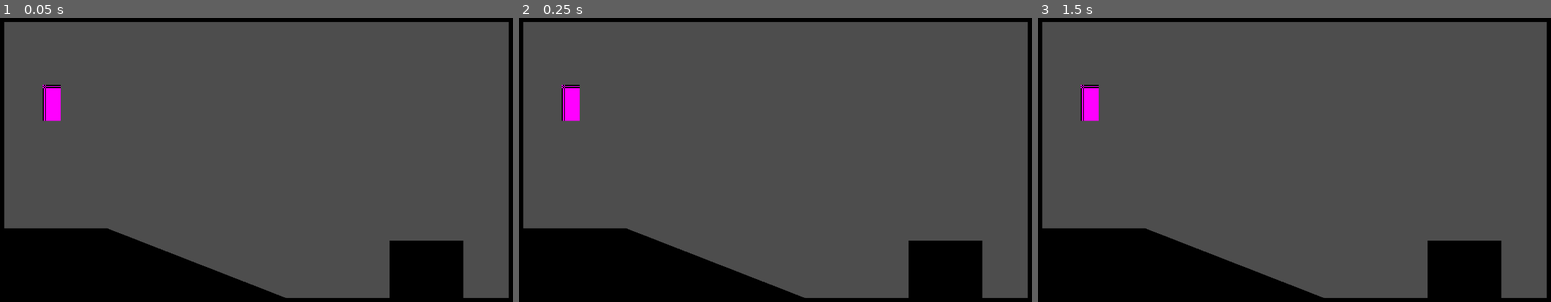
Above: before the commit, frames 1-3 (left to right).
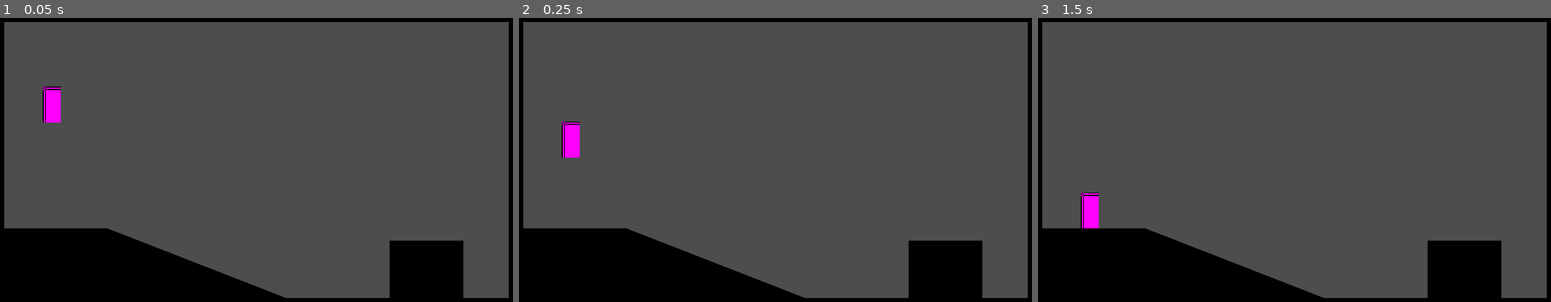
Above: after the commit, the same moments.

Repository: dariow56/gravedad-zero
Game: Godot game, scene res://playground.tscn
Two runs of this game, one before a commit and one after it. Both use one fixed random seed, a clock stepped at 60 frames per second and the inputs below.
Inputs:
- Up to frame 1 (0.05 s): no input
- Up to frame 2 (0.25 s): no input
- Up to frame 3 (1.5 s): hold Right (right) 0.53-1.28 s; tap Enter at 1.25 s; hold Down (down) from 1.28 s (still down)

The runs differ from the first frame. In frame 1, less than 0.1% of the frame differs, in the area x 8-12%, y 23-37%; in frame 2, 0.9%, in the area x 8-12%, y 23-50%; in frame 3, 0.9%.

Commit message:
cree los scripts para cada estado

Diff:
--- a/player/player.tscn
+++ b/player/player.tscn
@@ -1,6 +1,11 @@
 [gd_scene format=3 uid="uid://gqv4auwyni6o"]
 
 [ext_resource type="Script" uid="uid://cqtme8sliw283" path="res://player/scripts/player.gd" id="1_oul6g"]
+[ext_resource type="Script" uid="uid://ux1cdek6qi8s" path="res://player/states/idle.gd" id="2_rkbax"]
+[ext_resource type="Script" uid="uid://c21shx8vfmkt1" path="res://player/states/run.gd" id="3_g1dw6"]
+[ext_resource type="Script" uid="uid://do5nwtxdb0ysy" path="res://player/states/jump.gd" id="4_yw30f"]
+[ext_resource type="Script" uid="uid://dh206u3pvbkmb" path="res://player/states/attack.gd" id="5_qjkh3"]
+[ext_resource type="Script" uid="uid://bm3lodjxt63rt" path="res://player/states/action.gd" id="6_g6k8r"]
 
 [sub_resource type="PlaceholderTexture2D" id="PlaceholderTexture2D_kqu6x"]
 size = Vector2(16, 32)
@@ -19,3 +24,20 @@
 position = Vector2(0, -15.5)
 shape = SubResource("RectangleShape2D_kqu6x")
 debug_color = Color(1.2032688e-05, 0.44895232, 0.8867173, 0.41960785)
+
+[node name="States" type="Node" parent="." unique_id=722442086]
+
+[node name="Idle" type="Node" parent="States" unique_id=1378054752]
+script = ExtResource("2_rkbax")
+
+[node name="Run" type="Node" parent="States" unique_id=1870239103]
+script = ExtResource("3_g1dw6")
+
+[node name="Jump" type="Node" parent="States" unique_id=1171453503]
+script = ExtResource("4_yw30f")
+
+[node name="Attack" type="Node" parent="States" unique_id=1532729015]
+script = ExtResource("5_qjkh3")
+
+[node name="Action" type="Node" parent="States" unique_id=1649963148]
+script = ExtResource("6_g6k8r")
--- a/player/scripts/player.gd
+++ b/player/scripts/player.gd
@@ -5,12 +5,69 @@
 var current_state : PlayerState :
 	get : return states.front()
 var previous_state : PlayerState :
-	get : return states[1]
+	get : return states[ 1 ]
 #endregion
 
-func _process(_delta: float) -> void:
+#region /// Variables estándar
+var direction : Vector2 = Vector2.ZERO
+var gravity : float = 980
+#endregion
+
+func _ready() -> void:
+	initialize_states()
 	pass
 
-# Movimiento Básico del jugador
-func _physics_process(_delta: float) -> void:
+func _unhandled_input(event: InputEvent) -> void:
+	change_state(current_state.handle_input(event))
 	pass
+
+func _process( _delta: float ) -> void:
+	change_state(current_state.process(_delta))
+	pass
+
+func _physics_process( _delta: float ) -> void:
+	velocity.y += gravity * _delta
+	move_and_slide()
+	change_state(current_state.physics_process(_delta))
+	pass
+
+func initialize_states() -> void:
+	states = []
+	# Enlazar todos los estados y los despliega en consola
+	for c in $States.get_children():
+		if c is PlayerState:
+			states.append( c )
+			c.player = self
+		pass
+
+	# Inicializar todos los estados
+	for state in states:
+		state.init()
+
+	# Previene fallos en caso de no haber estados hijos
+	if states.size() == 0:
+		return
+
+	# Establecer nuestro primer estado
+	change_state( current_state )
+	current_state.enter()
+	pass
+
+func change_state( new_state : PlayerState ) -> void:
+	if new_state == null:
+		return
+	elif new_state == current_state:
+		return
+
+	if current_state:
+		current_state.exit()
+
+	states.push_front( new_state )
+	current_state.enter()
+	states.resize( 3 )
+	pass
+
+func update_direction() -> void:
+	#var prev_direction : Vector2 = direction
+	direction = Input.get_vector("left", "right", "up", "down")
+	pass
--- /dev/null
+++ b/player/states/action.gd
@@ -0,0 +1,25 @@
+class_name PlayerStateAction extends PlayerState
+
+# Lo que pasa cuado este estado es inicializado
+func init() -> void:
+	pass
+
+# Lo que pasa cada vez que entremos al estado
+func enter() -> void:
+	pass
+
+# Lo que pasas cuando salimos del estado
+func exit() -> void:
+	pass
+
+# Manejador de entradas
+func handle_input(_event: InputEvent) -> PlayerState:
+	return next_state
+
+# Lo que pasa en cada ciclo de procesos del estado
+func process(_delta: float) -> PlayerState:
+	return next_state
+
+# Lo que pasa con cada ciclo de procesos fisicos
+func physics_process(_delta: float) -> PlayerState:
+	return next_state
--- /dev/null
+++ b/player/states/attack.gd
@@ -0,0 +1,25 @@
+class_name PlayerStateAttack extends PlayerState
+
+# Lo que pasa cuado este estado es inicializado
+func init() -> void:
+	pass
+
+# Lo que pasa cada vez que entremos al estado
+func enter() -> void:
+	pass
+
+# Lo que pasas cuando salimos del estado
+func exit() -> void:
+	pass
+
+# Manejador de entradas
+func handle_input(_event: InputEvent) -> PlayerState:
+	return next_state
+
+# Lo que pasa en cada ciclo de procesos del estado
+func process(_delta: float) -> PlayerState:
+	return next_state
+
+# Lo que pasa con cada ciclo de procesos fisicos
+func physics_process(_delta: float) -> PlayerState:
+	return next_state
--- /dev/null
+++ b/player/states/idle.gd
@@ -0,0 +1,25 @@
+class_name PlayerStateIdle extends PlayerState
+
+# Lo que pasa cuado este estado es inicializado
+func init() -> void:
+	pass
+
+# Lo que pasa cada vez que entremos al estado
+func enter() -> void:
+	pass
+
+# Lo que pasas cuando salimos del estado
+func exit() -> void:
+	pass
+
+# Manejador de entradas
+func handle_input(_event: InputEvent) -> PlayerState:
+	return next_state
+
+# Lo que pasa en cada ciclo de procesos del estado
+func process(_delta: float) -> PlayerState:
+	return next_state
+
+# Lo que pasa con cada ciclo de procesos fisicos
+func physics_process(_delta: float) -> PlayerState:
+	return next_state
--- /dev/null
+++ b/player/states/jump.gd
@@ -0,0 +1,25 @@
+class_name PlayerStateJump extends PlayerState
+
+# Lo que pasa cuado este estado es inicializado
+func init() -> void:
+	pass
+
+# Lo que pasa cada vez que entremos al estado
+func enter() -> void:
+	pass
+
+# Lo que pasas cuando salimos del estado
+func exit() -> void:
+	pass
+
+# Manejador de entradas
+func handle_input(_event: InputEvent) -> PlayerState:
+	return next_state
+
+# Lo que pasa en cada ciclo de procesos del estado
+func process(_delta: float) -> PlayerState:
+	return next_state
+
+# Lo que pasa con cada ciclo de procesos fisicos
+func physics_process(_delta: float) -> PlayerState:
+	return next_state
--- /dev/null
+++ b/player/states/run.gd
@@ -0,0 +1,25 @@
+class_name PlayerStateRun extends PlayerState
+
+# Lo que pasa cuado este estado es inicializado
+func init() -> void:
+	pass
+
+# Lo que pasa cada vez que entremos al estado
+func enter() -> void:
+	pass
+
+# Lo que pasas cuando salimos del estado
+func exit() -> void:
+	pass
+
+# Manejador de entradas
+func handle_input(_event: InputEvent) -> PlayerState:
+	return next_state
+
+# Lo que pasa en cada ciclo de procesos del estado
+func process(_delta: float) -> PlayerState:
+	return next_state
+
+# Lo que pasa con cada ciclo de procesos fisicos
+func physics_process(_delta: float) -> PlayerState:
+	return next_state
Not shown, added: player/states/action.gd.uid
Not shown, added: player/states/attack.gd.uid
Not shown, added: player/states/idle.gd.uid
Not shown, added: player/states/jump.gd.uid
Not shown, added: player/states/run.gd.uid
